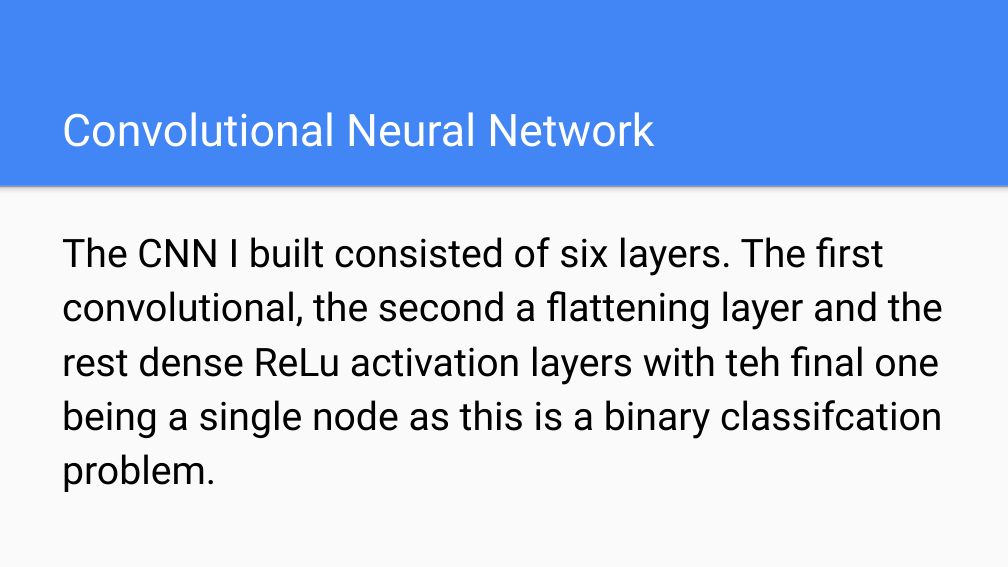
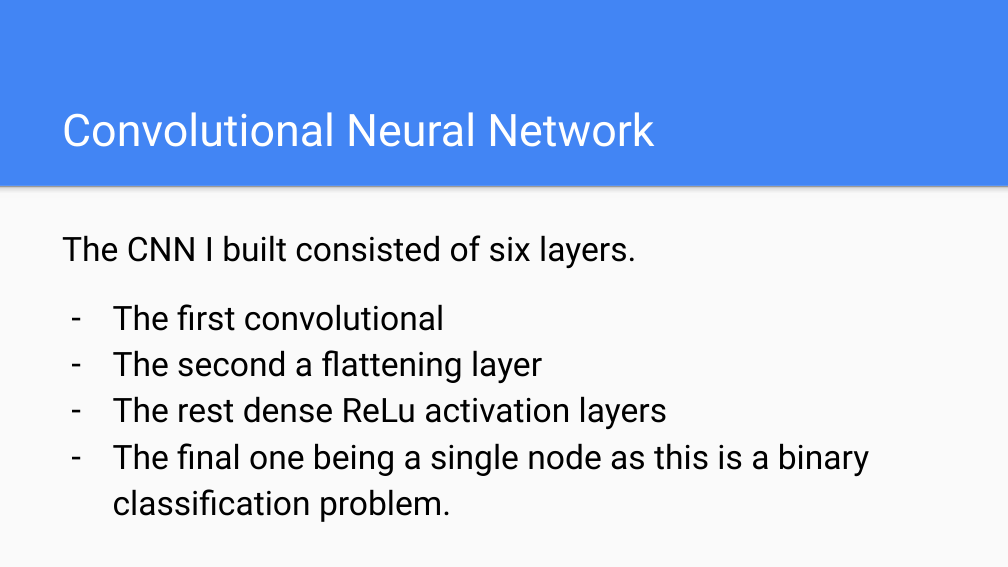
Before and after one commit to FedericoDiMartino/Springboard-Capstone-Project-2, a slide deck: slide 4 of Capstone 2 Deck.pptx. Drawn at 1008x567 pixels with LibreOffice and Linux fonts; fonts in the diff are those of the drawing. Boxes give left, top, right and bottom in pixels: in the first picture for what was removed or moved away, otherwise in the second. Text is boxed around its words. In the diff, an @@ line names an element or a change of style, - is before the commit and + after.

```diff
--- a/Capstone 2 Deck.pptx
+++ b/Capstone 2 Deck.pptx
@@ text at (x1=62, y1=235, x2=869, y2=522): text changed; size 28 to 24 pt @@
-The CNN I built consisted of six layers. The first convolutional, the second a flattening layer and the rest dense ReLu activation layers with teh final one being a single node as this is a binary classifcation problem.
+The CNN I built consisted of six layers.
+– The first convolutional
+– The second a flattening layer
+– The rest dense ReLu activation layers
+– The final one being a single node as this is a binary classification problem.
```
Also in this commit, not shown: 2 other slides changed.
